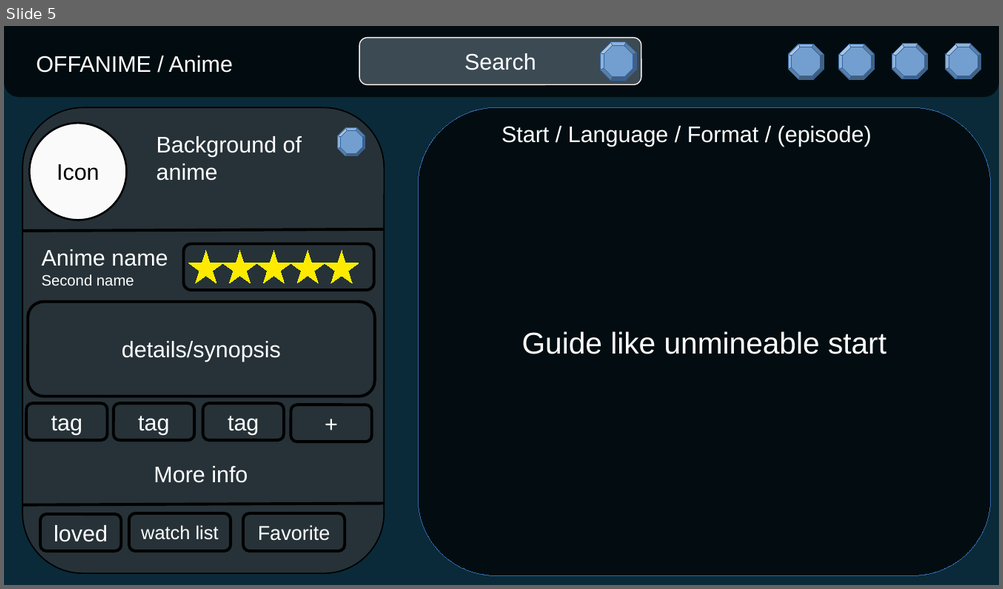
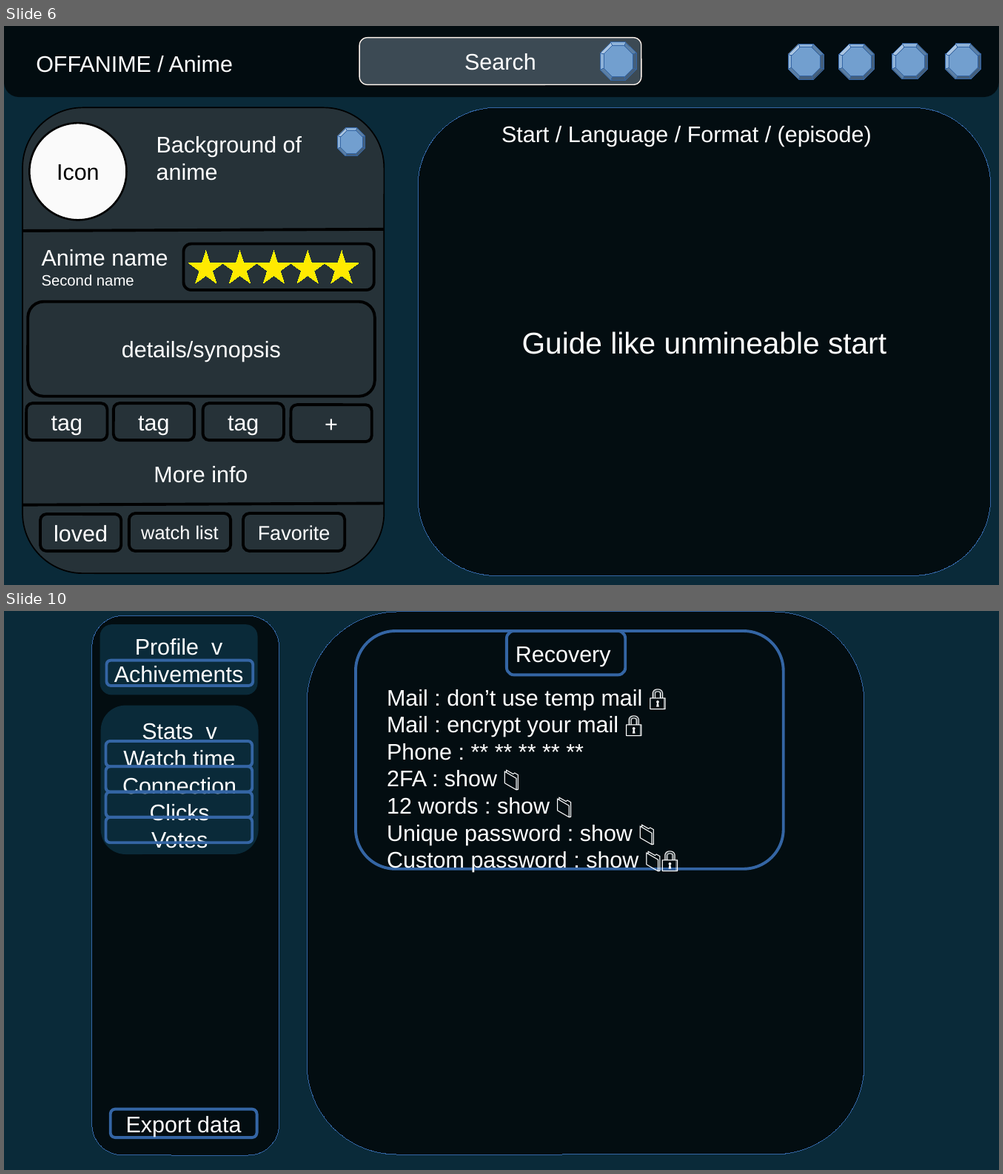
Before and after one commit to lebgdu543/OfflineAnime, a slide deck: offline anime website.odp. Shown one above the other, each under a label of ours: slide 5 before the commit, slides 6 and 10 after it; the slides between them are not shown. The pictures are 1003x589 and 1003x1174 pixels, drawn with LibreOffice and Linux fonts; fonts in the diff are those of the drawing. Boxes give left, top, right and bottom in pixels: in the first picture for what was removed or moved away, otherwise in the second. Text is boxed around its words. In the diff, an @@ line names an element or a change of style, - is before the commit and + after.

```diff
--- a/offline anime website.odp
+++ b/offline anime website.odp
@@ slide 10 added at (x1=4, y1=611, x2=999, y2=1170), background #0A2A39 @@
@@ freeform shape added at (x1=91, y1=615, x2=279, y2=1156), fill #030D11, outline #3465A4 0 pt @@
@@ rounded rectangle added at (x1=99, y1=624, x2=258, y2=695), fill #0A2A39, 18 pt, text #FFFFFF @@
+Profile v
+Achivements
@@ rounded rectangle added at (x1=307, y1=612, x2=864, y2=1155), fill #030D11, outline #3465A4 0 pt @@
@@ rounded rectangle added at (x1=356, y1=631, x2=784, y2=869), outline #3465A4 2.3 pt @@
@@ rounded rectangle added at (x1=506, y1=631, x2=625, y2=675), outline #3465A4 2.3 pt @@
@@ text added at (x1=515, y1=647, x2=611, y2=667), 18 pt, text #FFFFFF @@
+Recovery
@@ rounded rectangle added at (x1=107, y1=661, x2=253, y2=686), outline #3465A4 2.3 pt @@
@@ text added at (x1=387, y1=689, x2=643, y2=872), 18 pt, text #FFFFFF @@
+Mail : don’t use temp mail 🔒
+Mail : encrypt your mail 🔒
+Phone : ** ** ** ** **
+2FA : show 📁
+12 words : show 📁
+Unique password : show 📁
+Custom password : show 📁🔒
@@ rounded rectangle added at (x1=100, y1=706, x2=259, y2=854), fill #0A2A39, 18 pt, text #FFFFFF @@
+Stats v
+Watch time
+Connection
+Clicks
+Votes
@@ rounded rectangle added at (x1=106, y1=741, x2=252, y2=766), outline #3465A4 2.3 pt @@
@@ rounded rectangle added at (x1=106, y1=766, x2=252, y2=792), outline #3465A4 2.3 pt @@
@@ rounded rectangle added at (x1=106, y1=792, x2=252, y2=817), outline #3465A4 2.3 pt @@
@@ rounded rectangle added at (x1=106, y1=817, x2=252, y2=843), outline #3465A4 2.3 pt @@
@@ rounded rectangle added at (x1=111, y1=1109, x2=256, y2=1138), outline #3465A4 2.3 pt, 18 pt, text #FFFFFF @@
+Export data
@@ what was slide 5 is now slide 6 @@
```
Also in this commit, not shown: 4 slides changed, 6 other slides added.
